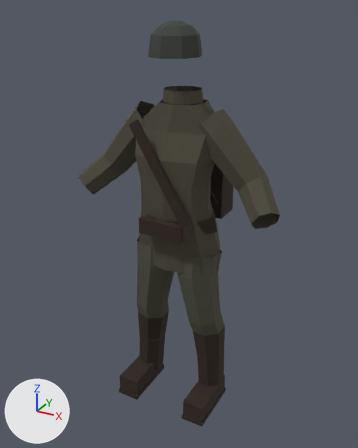
What one commit did to the glTF model docs/art/assets/projet/tenue_marley_soldat_lod1.glb.
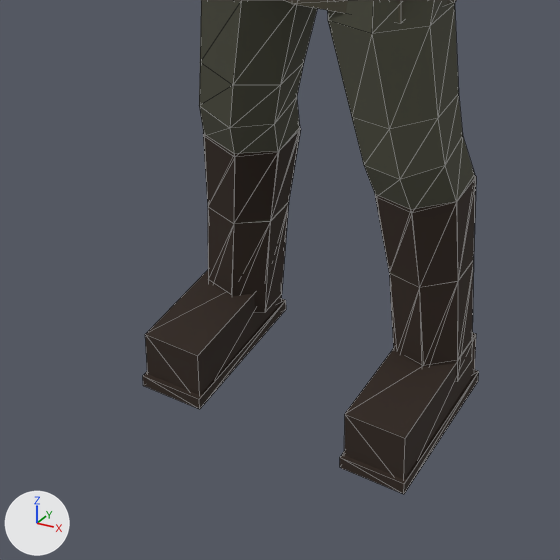
The first picture shows the older version from a camera (50 mm lens) standing at (0.977, -1.797, 1.788) and looking at (-0.012, 0.001, 0.888). The close-ups show the older and then the newer version on the part from 20% to 70% of the width and 60% to 100% of the height of that picture. Only the edits that show in the close-ups are written down. The lights are fixed; the arrows at lower left show +X, +Y and +Z. The close-ups show mesh edges as thin lines. Vertices at exactly the same position are counted once.

Names of what the first close-up shows: 'calf_l', 'calf_r', 'foot_l', 'foot_r', 'pelvis', 'thigh_l', 'thigh_r'.
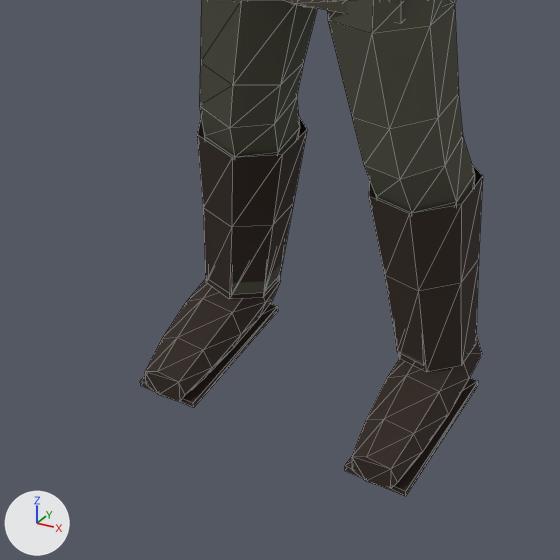
Location of each change, (x1, y1, x2, y2) in pixels of the close-ups (560 x 560 px; the box of a moved part takes in the faces that stretch with it):
'calf_l', reshaped (6% wider): before (364, 135, 476, 382); after (364, 135, 483, 372)
'calf_r', reshaped (8% wider, 6% shorter): before (199, 97, 301, 313); after (197, 97, 307, 299)
'foot_l', reshaped: before (340, 332, 479, 494); after (345, 335, 482, 496)
'foot_r', reshaped: before (143, 270, 286, 409); after (140, 279, 281, 408)
part 1 of me_calf_l, moved or reshaped: before (375, 176, 476, 382); after (369, 165, 483, 372)
part 2 of me_calf_r, moved or reshaped: before (203, 128, 301, 313); after (197, 117, 307, 299)
part 3 of me_foot_l, added: after (345, 378, 478, 496)
part 4 of me_foot_l, rebuilt: before (345, 332, 476, 479); after (352, 335, 482, 489)
part 5 of me_foot_l, deleted: before (340, 370, 479, 494)
part 6 of me_foot_r, added: after (140, 303, 278, 408)
part 7 of me_foot_r, rebuilt: before (145, 270, 282, 395); after (145, 279, 281, 402)
part 8 of me_foot_r, deleted: before (143, 299, 286, 409)

The change, as a diff of the scene's bpy script:
```diff
--- a/docs/art/assets/projet/tenue_marley_soldat_lod1.glb.py
+++ b/docs/art/assets/projet/tenue_marley_soldat_lod1.glb.py
@@ me_calf_l @@
 # used by ob_calf_l; location = (0.0, 0.0, 0.0)
-me_calf_l.from_pydata(...)  # 49 vertices, 70 faces; spans x 0.065..0.233, y -0.112..0.066, z 0.057..0.492
+me_calf_l.from_pydata(...)  # 49 vertices, 75 faces; spans x 0.062..0.237, y -0.112..0.076, z 0.084..0.492
+# me_calf_l part 1
+# 1 vertex is removed from x 0.135, y 0.04, z 0.057
+# 3 faces are deleted
+# 20 vertices move from x 0.072..0.233, y -0.09..0.066, z 0.057..0.407 to x 0.062..0.237, y -0.1..0.076, z 0.084..0.408
+# 1 vertex is added at (0.14, 0.042, 0.086)
+# 8 new faces join them, mat_cuir (brown #2e2118)
 me_calf_l.materials.append(mat_cuir)
@@ me_calf_r @@
 # used by ob_calf_r; location = (0.0, 0.0, 0.0)
-me_calf_r.from_pydata(...)  # 49 vertices, 70 faces; spans x -0.239..-0.072, y -0.112..0.066, z 0.057..0.494
+me_calf_r.from_pydata(...)  # 49 vertices, 75 faces; spans x -0.244..-0.071, y -0.112..0.076, z 0.085..0.494
+# me_calf_r part 2
+# 1 vertex is removed from x -0.215, y 0.04, z 0.062
+# 3 faces are deleted
+# 20 vertices move from x -0.239..-0.08, y -0.09..0.066, z 0.057..0.407 to x -0.244..-0.071, y -0.1..0.076, z 0.085..0.408
+# 1 vertex is added at (-0.22, 0.042, 0.094)
+# 8 new faces join them, mat_cuir (brown #2e2118)
 me_calf_r.materials.append(mat_cuir)
@@ me_foot_l @@
 # used by ob_foot_l; location = (0.0, 0.0, 0.0)
-me_foot_l.from_pydata(...)  # 16 vertices, 24 faces; spans x 0.126..0.234, y -0.225..0.045, z 0.0..0.1
+me_foot_l.from_pydata(...)  # 43 vertices, 78 faces; spans x 0.135..0.243, y -0.232..0.04, z 0.0..0.119
+# me_foot_l part 3: a new loose piece, a box spanning x 0.136..0.238, y -0.227..0.035, z 0.0..0.01, in mat_cuir (brown #2e2118)
+# me_foot_l part 4: the loose piece of 8 vertices spanning x 0.13..0.23, y -0.218..0.038, z 0.0..0.1 is rebuilt with 35 vertices and now spans x 0.135..0.243, y -0.232..0.04, z 0.001..0.119
+# me_foot_l part 5: the loose piece of 8 vertices spanning x 0.126..0.234, y -0.225..0.045, z 0.0..0.02 is deleted
 me_foot_l.materials.append(mat_cuir)
@@ me_foot_r @@
 # used by ob_foot_r; location = (0.0, 0.0, 0.0)
-me_foot_r.from_pydata(...)  # 16 vertices, 24 faces; spans x -0.234..-0.126, y -0.225..0.045, z 0.0..0.1
+me_foot_r.from_pydata(...)  # 43 vertices, 78 faces; spans x -0.239..-0.131, y -0.232..0.04, z 0.0..0.119
+# me_foot_r part 6: a new loose piece, a box spanning x -0.238..-0.136, y -0.227..0.035, z 0.0..0.01, in mat_cuir (brown #2e2118)
+# me_foot_r part 7: the loose piece of 8 vertices spanning x -0.23..-0.13, y -0.218..0.038, z 0.0..0.1 is rebuilt with 35 vertices and now spans x -0.239..-0.131, y -0.232..0.04, z 0.001..0.119
+# me_foot_r part 8: the loose piece of 8 vertices spanning x -0.234..-0.126, y -0.225..0.045, z 0.0..0.02 is deleted
 me_foot_r.materials.append(mat_cuir)
```
